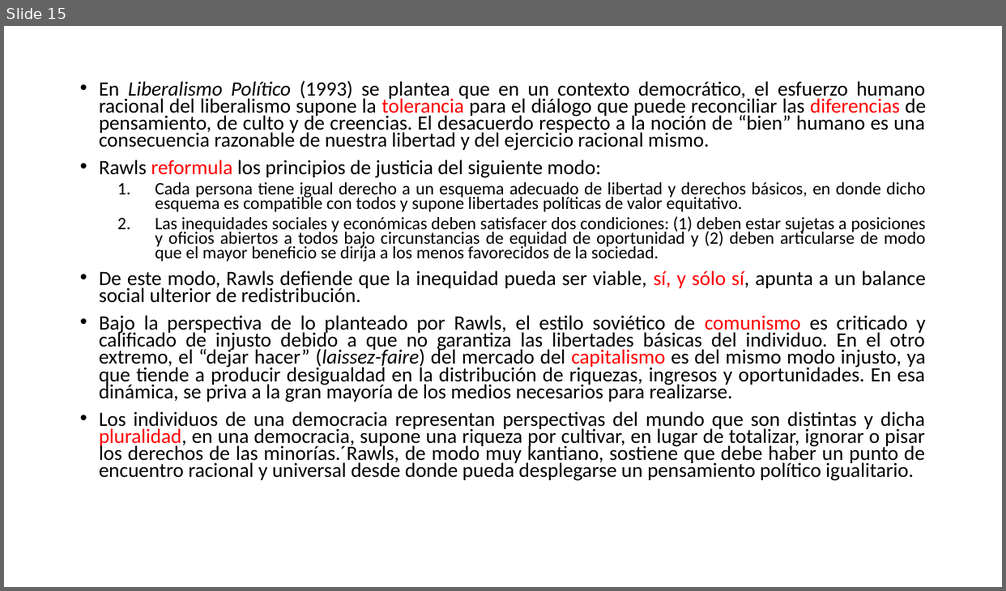
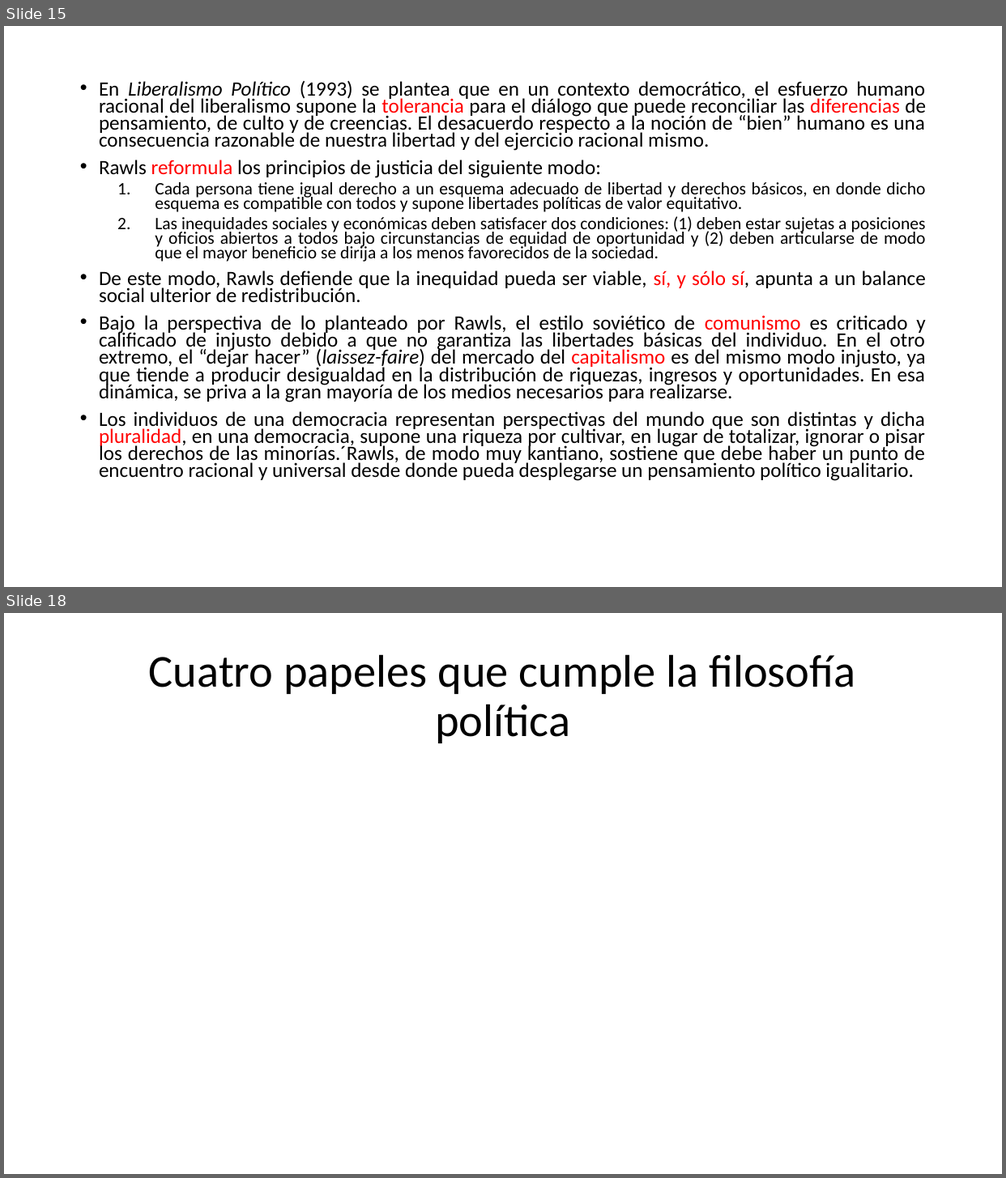
Before and after one commit to zaboltar/zaboltar.github.io, a slide deck: assets uarm/2019 sol-penscri-justfilpol/John Rawls - Justice as Fairness.pptx. Shown one above the other, each under a label of ours: slide 15 before the commit, slides 15 and 18 after it; the slides between them are not shown. The pictures are 1006x591 and 1006x1178 pixels, drawn with LibreOffice and Linux fonts; fonts in the diff are those of the drawing. Boxes give left, top, right and bottom in pixels: in the first picture for what was removed or moved away, otherwise in the second. Text is boxed around its words. In the diff, an @@ line names an element or a change of style, - is before the commit and + after.

```diff
--- a/assets uarm/2019 sol-penscri-justfilpol/John Rawls - Justice as Fairness.pptx
+++ b/assets uarm/2019 sol-penscri-justfilpol/John Rawls - Justice as Fairness.pptx
@@ slide 18 added at bbox=[4, 613, 1002, 1174], background #FFFFFF @@
@@ title added at bbox=[149, 654, 855, 743], 44 pt, text #000000 @@
+Cuatro papeles que cumple la filosofía política
```
Also in this commit, not shown: 1 slide changed, 11 other slides added.
